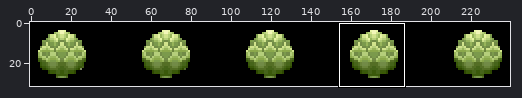
Sprite sheet, stored at assets/artichoke.png. Above, an overview of the earlier version with the close-up marked.
Close-up. Before the edit:
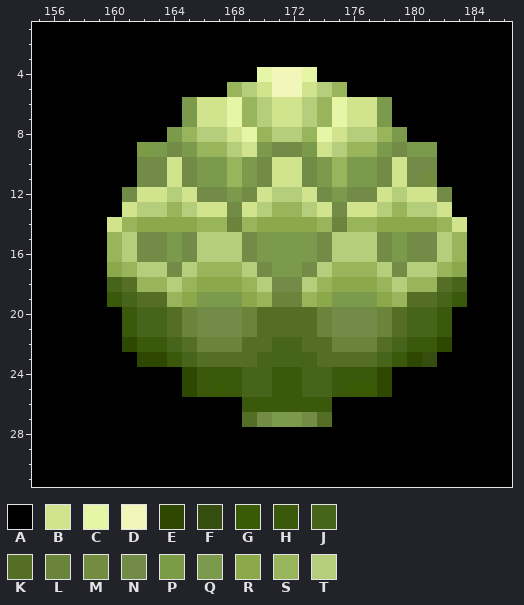
The file is 240x32 pixels. Colours within 5 levels of each other are drawn and written as one. Shown: x 155..186, y 1..31. The commit also changed other parts of the picture, which this record leaves out.
Palette (. is transparent): A #000000  B #d1e38d  C #e7f5a6  D #f2f6b9  E #2e4801  F #354d0e  G #3a5a05  H #3a590b  J #46641a  K #546e25  L #6a843b  M #728d40  N #728b47  P #7b9b46  Q #7b9a4c  R #8ba84b  S #98b55b  T #b5ce7b
After:
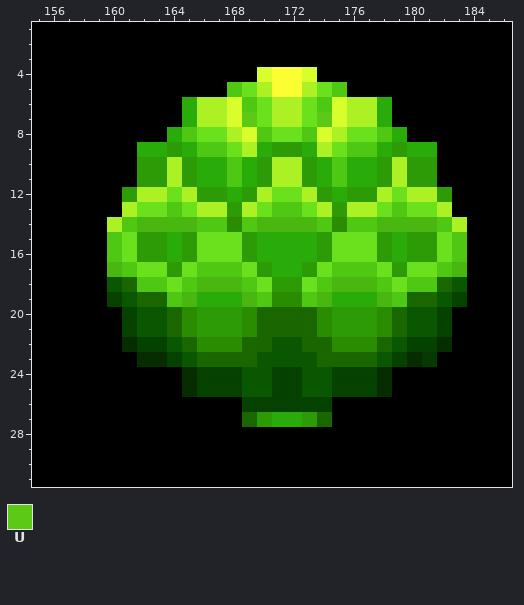
Colours new in this view: U #5cc916
From old to new:
colour B: #d1e38d -> #abf123
colour C: #e7f5a6 -> #d8ff2b
colour D: #f2f6b9 -> #fbff32
colour E: #2e4801 -> #072c00
colour F: #354d0e -> #073a00
colour H: #3a590b -> #054200
colour J: #46641a -> #095700
colour K: #546e25 -> #1a6700
colour L: #6a843b -> #2a8c01
colour N: #728b47 -> #2c9b05
colour Q: #7b9a4c -> #29ac0a
colour R: #8ba84b -> #4ab710
colour S: #98b55b -> #4fc814
colour T: #b5ce7b -> #6be01c
y 7: x 169 S -> U; x 174 S -> U
y 9: x 162 P -> Q
y 11: x 181 M -> N
y 25: x 167 G -> H; x 176..177 GG -> HH
